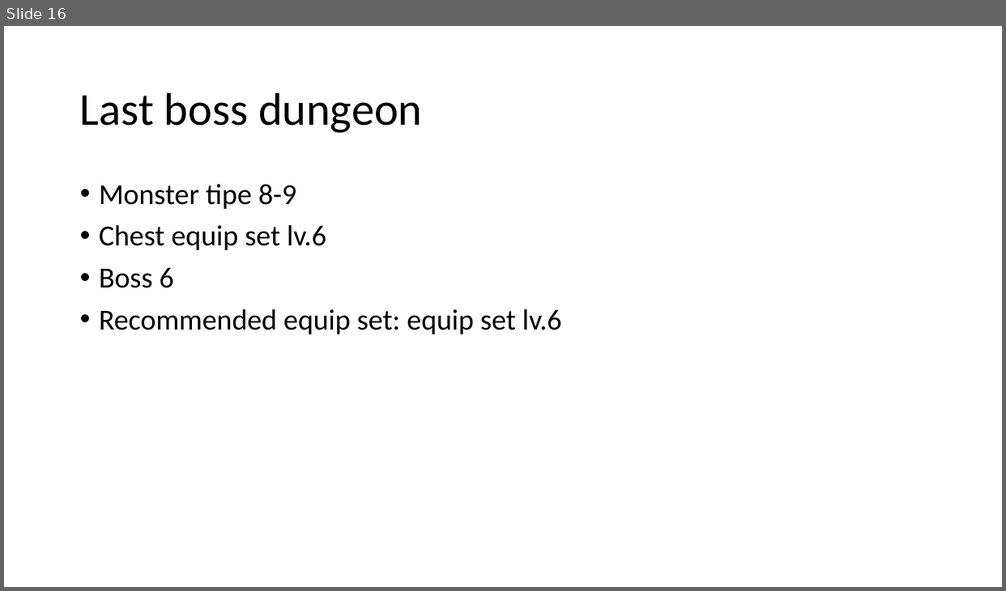
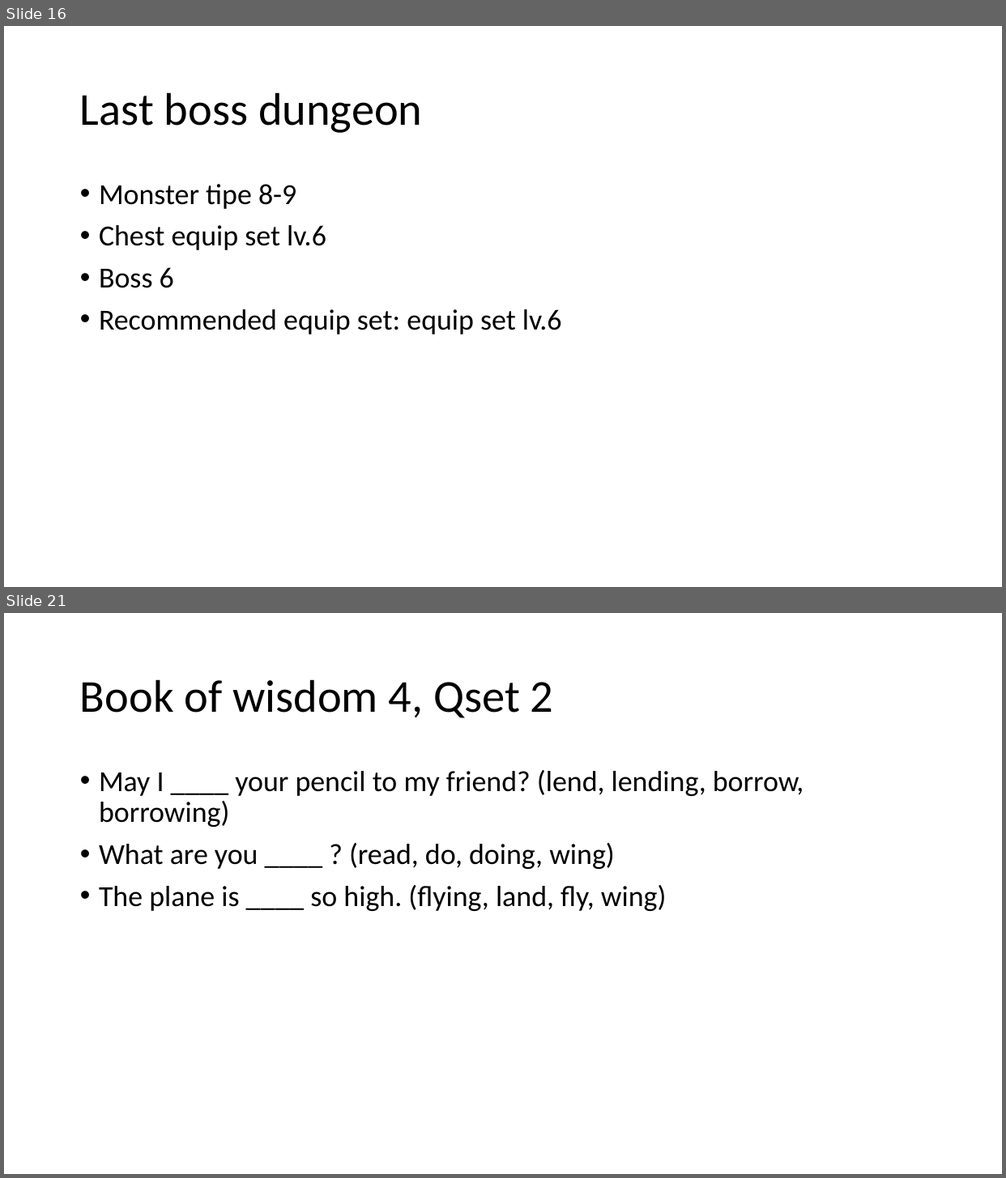
Before and after one commit to nawamkihafahd/PowerOfWisdom, a slide deck: Konsep.pptx. Shown one above the other, each under a label of ours: slide 16 before the commit, slides 16 and 21 after it; the slides between them are not shown. The pictures are 1006x591 and 1006x1178 pixels, drawn with LibreOffice and Linux fonts; fonts in the diff are those of the drawing. Boxes give left, top, right and bottom in pixels: in the first picture for what was removed or moved away, otherwise in the second. Text is boxed around its words. In the diff, an @@ line names an element or a change of style, - is before the commit and + after.

```diff
--- a/Konsep.pptx
+++ b/Konsep.pptx
@@ slide 21 added at bbox=[4, 613, 1002, 1174], background #FFFFFF @@
@@ title added at bbox=[80, 679, 554, 718], 44 pt, text #000000 @@
+Book of wisdom 4, Qset 2
@@ text added at bbox=[99, 770, 803, 911], 28 pt, text #000000 @@
+• May I ____ your pencil to my friend? (lend, lending, borrow, borrowing)
+• What are you ____ ? (read, do, doing, wing)
+• The plane is ____ so high. (flying, land, fly, wing)
```
Also in this commit, not shown: 1 slide changed, 25 other slides added, 1 other file.
